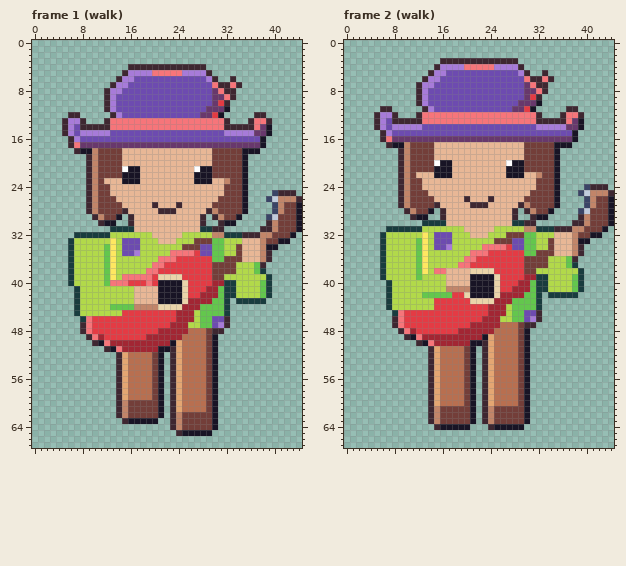
One commit to this pixel-art file: art/hood-people/strolling-busker@94.aseprite. Above, as it was before the edit.
45x68 pixels, 12 frames. Shown: frame 1 (walk), frame 2 (walk). The commit also changed other frames, which this record leaves out.
Now the later version:
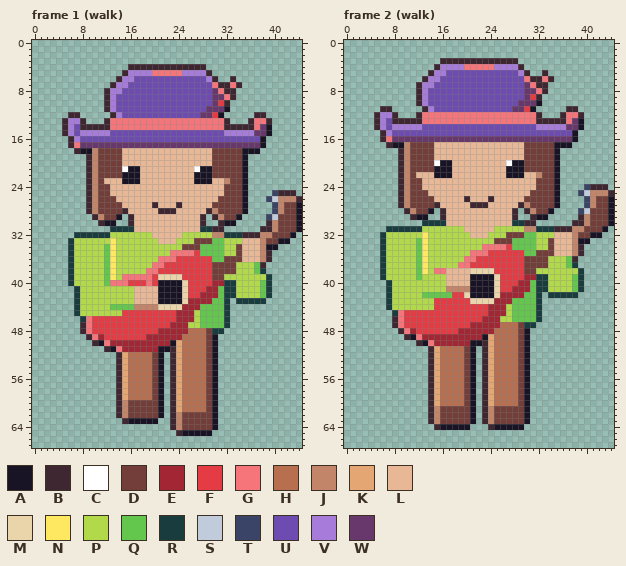
Palette (. is transparent): A #181425  B #3e2731  C #ffffff  D #733e39  E #a22633  F #e43b44  G #f6757a  H #b86f50  J #c28569  K #e4a672  L #e8b796  M #ead4aa  N #fee761  P #b2d94a  Q #63c74d  R #193c3e  S #c0cbdc  T #3a4466  U #6d4bb0  V #a77bd9  W #68386c
Changes in this commit:
--- frame 1 (walk)
@@ x 13..31 @@
 32 PPPPPPPLLLLLPPPPPJJ
-33 NPUUUPPPLLLPPPDDDQQ
-34 NPUUUPPPPPPPDDDUUQQ
-35 NPUUVPPPPPGGGGFUUQQ
+33 NPPPPPPPLLLPPPDDDQQ
+34 NPPPPPPPPPPPDDDQQQQ
+35 NPPPPPPPPPGGGGFQQQQ
 36 NPPPPPPPGGGFFFFFFQQ
@@ x 28..34 @@
 45 QQQQR..
-46 QQUUB..
-47 QQUVB..
-48 HDBB...
+46 QQQQR..
+47 QQQQR..
+48 HDRR...
 49 HDA....
--- frame 2 (walk)
@@ x 13..31 @@
 31 PPPPPPPLLLLLPPPPPJJ
-32 NPUUUPPPLLLPPPDDDQQ
-33 NPUUUPPPPPPPDDDUUQQ
-34 NPUUVPPPPPGGGGFUUQQ
+32 NPPPPPPPLLLPPPDDDQQ
+33 NPPPPPPPPPPPDDDQQQQ
+34 NPPPPPPPPPGGGGFQQQQ
 35 NPPPPPPPGGGFFFFFFQQ
@@ x 28..34 @@
 44 QQQQR..
-45 QQUUB..
-46 QQUVB..
-47 HDBB...
+45 QQQQR..
+46 QQQQR..
+47 HDRR...
 48 HDA....
Where, in picture pixels (left, top, right, bottom), the same in both pictures:
changed: (122, 238, 140, 256)
changed: (200, 244, 212, 256)
changed: (212, 316, 230, 334)
changed: (434, 232, 452, 250)
changed: (512, 238, 524, 250)
changed: (524, 310, 542, 328)
